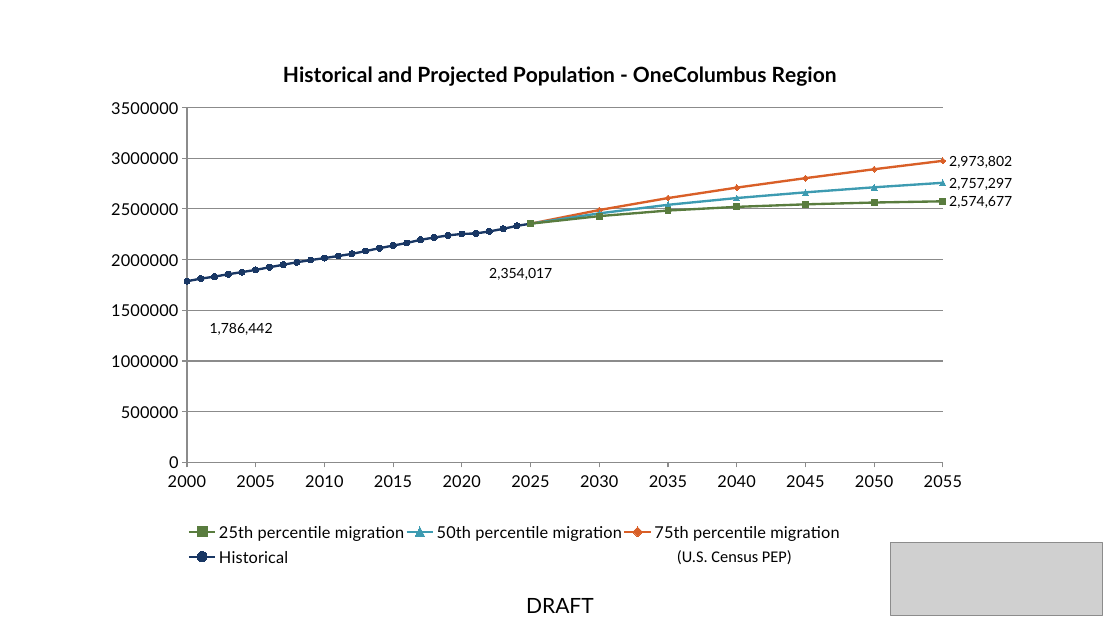
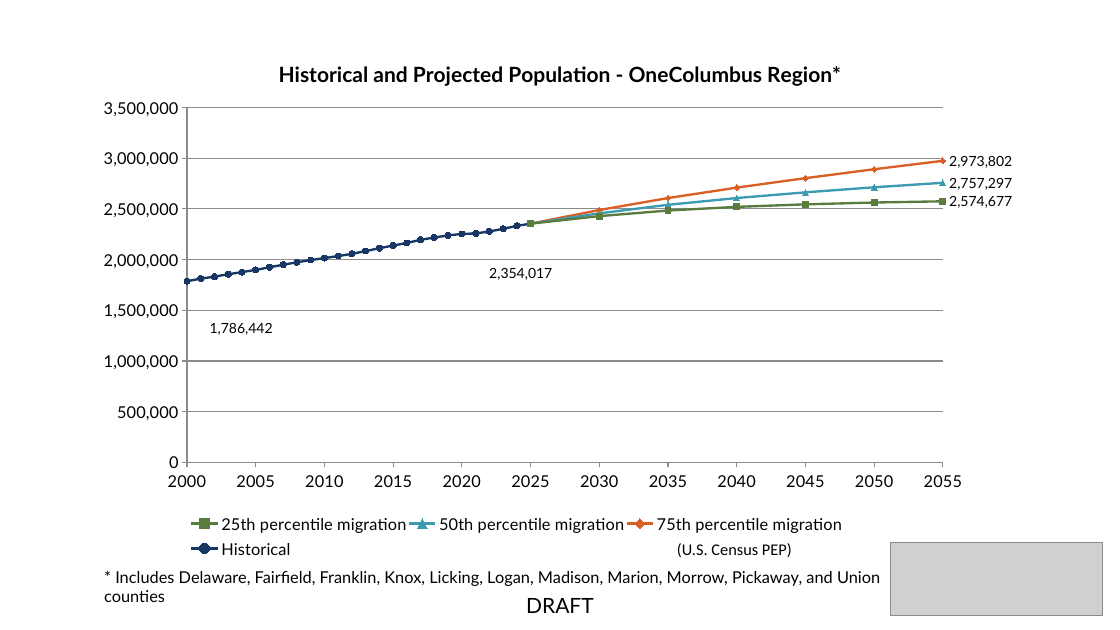
Before and after one commit to morpc/morpc-county-controls, a slide deck: slide 86 of deliverables/MORPC County Projections.pptx. Drawn at 1120x630 pixels with LibreOffice and Linux fonts; fonts in the diff are those of the drawing; grey boxes stand for pictures. Boxes give left, top, right and bottom in pixels: in the first picture for what was removed or moved away, otherwise in the second. Text is boxed around its words. In the diff, an @@ line names an element or a change of style, - is before the commit and + after.

Commit message:
Define county-based regions in slides.  Add comma separators to y-axis labels on charts.

```diff
--- a/deliverables/MORPC County Projections.pptx
+++ b/deliverables/MORPC County Projections.pptx
@@ scatter lines chart at [56,42,1065,588] @@
@@ title "Historical and Projected Population - OneColumbus Region" to "Historical and Projected Population - OneColumbus Region*" @@
@@ value axis changed @@
@@ text "(U.S. Census PEP)": place and size @@
-text "(U.S. Census PEP)" at [677,550,792,564]
+text "(U.S. Census PEP)" at [677,543,792,557]
@@ text added at [104,571,880,602], 14 pt, text #000000 @@
+* Includes Delaware, Fairfield, Franklin, Knox, Licking, Logan, Madison, Marion, Morrow, Pickaway, and Union counties
```
Also in this commit, not shown: 43 other slides changed, 1 other file.
